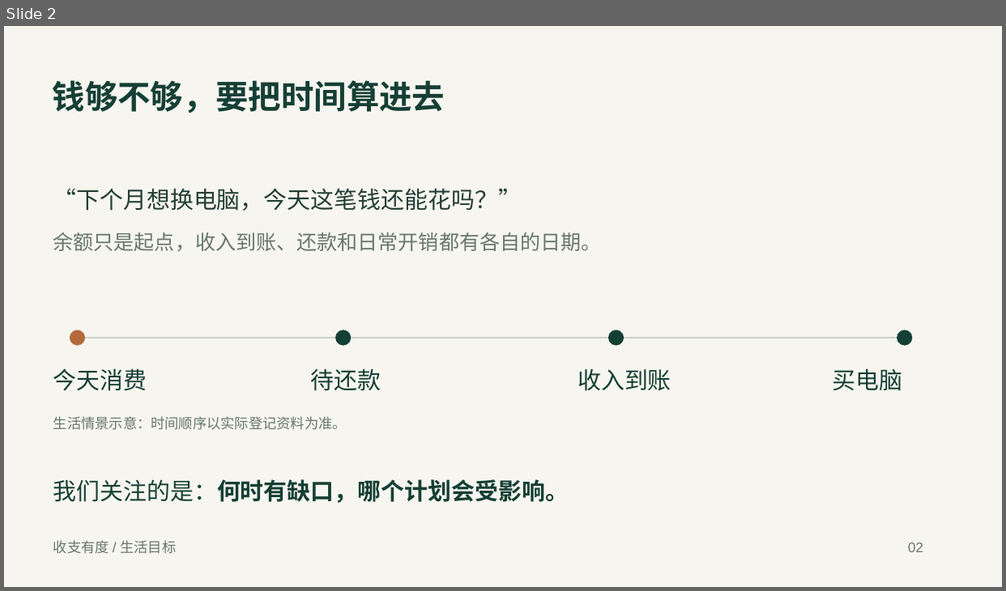
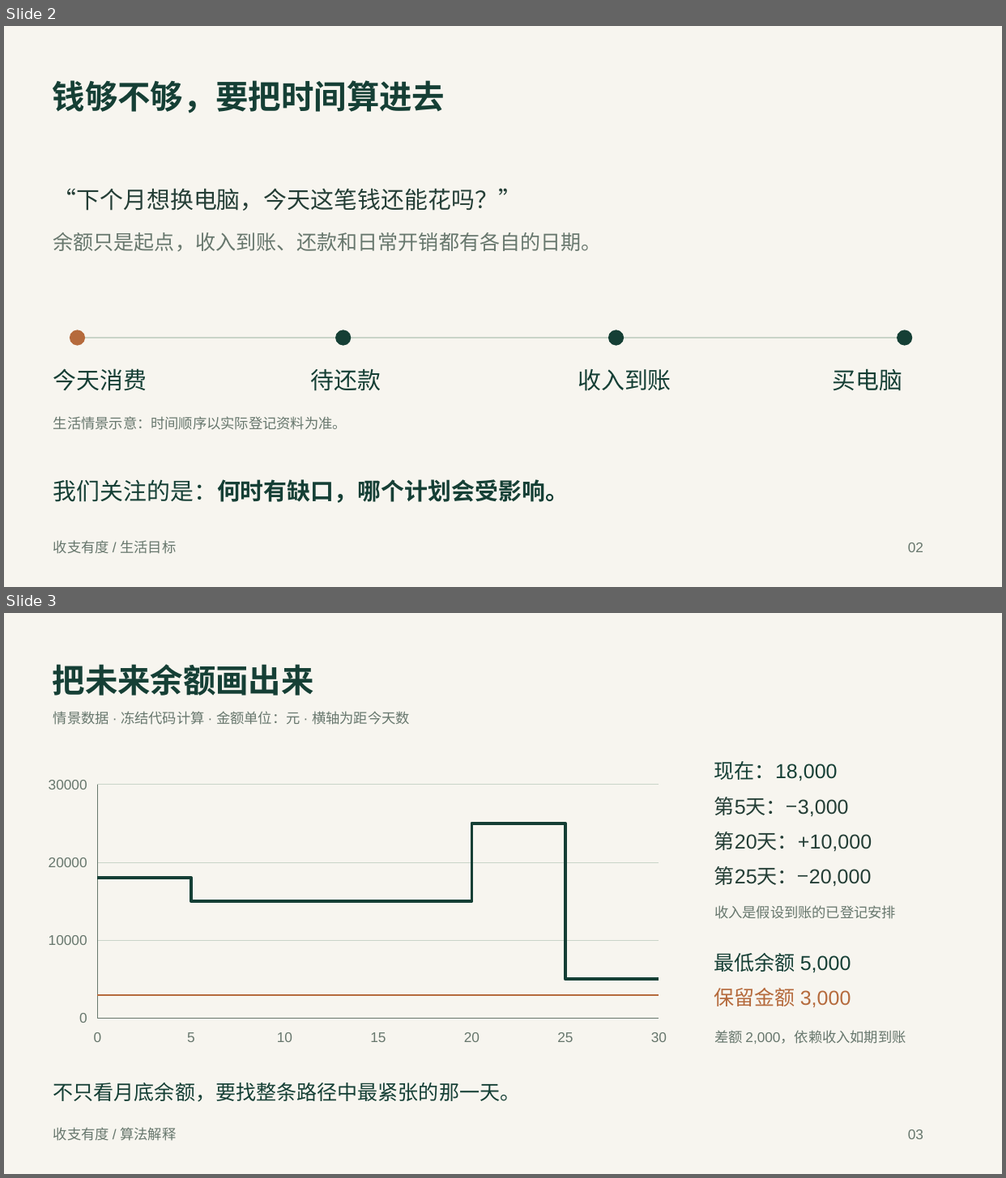
Before and after one commit to MuMi-y/shouzhi-youdu, a slide deck: submission/02_答辩材料_收支有度.pptx. Shown one above the other, each under a label of ours: slide 2 before the commit, slides 2 and 3 after it. The pictures are 1006x591 and 1006x1178 pixels, drawn with LibreOffice and Linux fonts; fonts in the diff are those of the drawing. Boxes give left, top, right and bottom in pixels: in the first picture for what was removed or moved away, otherwise in the second. Text is boxed around its words. In the diff, an @@ line names an element or a change of style, - is before the commit and + after.

```diff
--- a/submission/02_答辩材料_收支有度.pptx
+++ b/submission/02_答辩材料_收支有度.pptx
@@ slide 3 added at (x1=4, y1=613, x2=1002, y2=1174), background #F7F5EF @@
@@ text added at (x1=53, y1=664, x2=314, y2=696), 31.5 pt, text #153F35, bold @@
+把未来余额画出来
@@ text added at (x1=53, y1=711, x2=410, y2=725), 13.5 pt, text #67776D @@
+情景数据 · 冻结代码计算 · 金额单位：元 · 横轴为距今天数
@@ group added at (x1=714, y1=761, x2=896, y2=919): 5 texts @@
+现在：18,000
+第5天：−3,000
+第20天：+10,000
+第25天：−20,000
+收入是假设到账的已登记安排
@@ text added at (x1=714, y1=953, x2=851, y2=973), 19.5 pt, text #153F35 @@
+最低余额 5,000
@@ group added at (x1=49, y1=780, x2=667, y2=1042): 11 texts, 4 freeform shapes @@
+30000
+20000
+10000
+0
+0
+5
+10
+15
+20
+25
+30
@@ text added at (x1=714, y1=988, x2=851, y2=1007), 19.5 pt, text #B56A3C @@
+保留金额 3,000
@@ text added at (x1=714, y1=1030, x2=906, y2=1044), 13.5 pt, text #67776D @@
+差额 2,000，依赖收入如期到账
@@ text added at (x1=53, y1=1083, x2=521, y2=1102), 19.5 pt, text #153F35 @@
+不只看月底余额，要找整条路径中最紧张的那一天。
@@ text added at (x1=53, y1=1127, x2=176, y2=1141), 13.5 pt, text #67776D @@
+收支有度 / 算法解释
@@ text added at (x1=908, y1=1130, x2=923, y2=1139), 13.5 pt, text #67776D @@
+03
```
Also in this commit, not shown: 7 slides changed, 10 other slides added, 5 other files.
